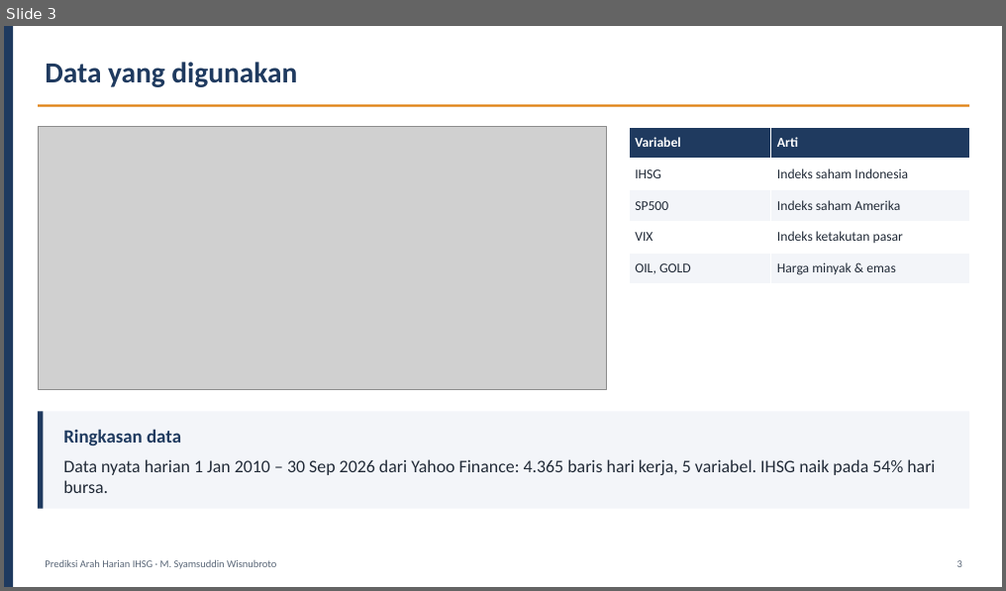
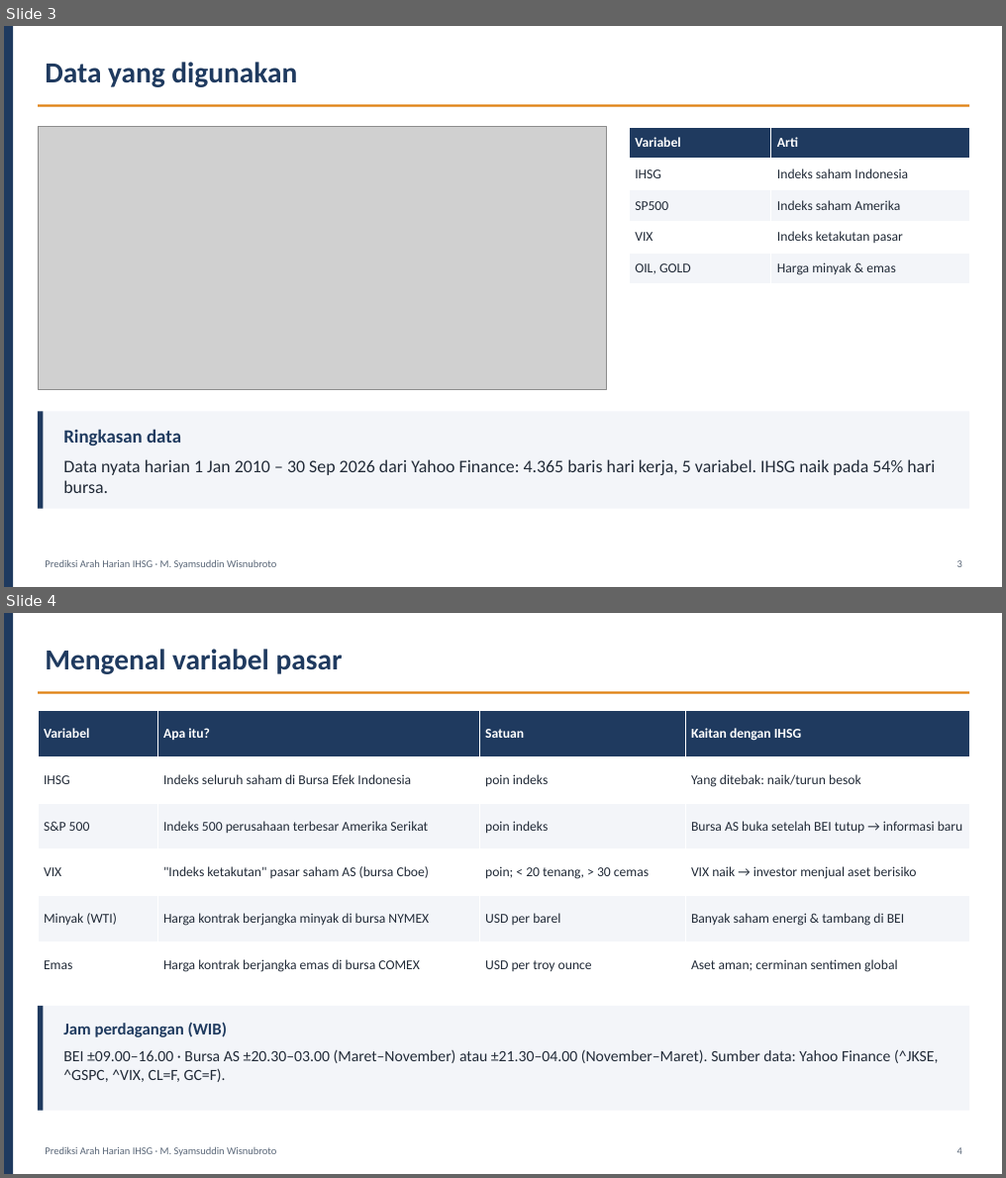
Before and after one commit to syamsuddinexcellent/portfolio-ilmuwan-data, a slide deck: presentation/Presentasi_Ilmuwan_Data_Syamsuddin_Wisnubroto.pptx. Shown one above the other, each under a label of ours: slide 3 before the commit, slides 3 and 4 after it. The pictures are 1006x591 and 1006x1178 pixels, drawn with LibreOffice and Linux fonts; fonts in the diff are those of the drawing; grey boxes stand for pictures. Boxes give left, top, right and bottom in pixels: in the first picture for what was removed or moved away, otherwise in the second. Text is boxed around its words. In the diff, an @@ line names an element or a change of style, - is before the commit and + after.

```diff
--- a/presentation/Presentasi_Ilmuwan_Data_Syamsuddin_Wisnubroto.pptx
+++ b/presentation/Presentasi_Ilmuwan_Data_Syamsuddin_Wisnubroto.pptx
@@ slide 4 added at (x1=4, y1=613, x2=1002, y2=1174), background #FFFFFF @@
@@ rectangle added at (x1=4, y1=613, x2=13, y2=1174), fill #1F3A5F @@
@@ text added at (x1=45, y1=649, x2=343, y2=674), 28 pt, text #1F3A5F, bold @@
+Mengenal variabel pasar
@@ rectangle added at (x1=38, y1=691, x2=969, y2=694), fill #E08214 @@
@@ table added at (x1=38, y1=710, x2=969, y2=989), 6 rows, 4 columns @@
+Variabel | Apa itu? | Satuan | Kaitan dengan IHSG
+IHSG | Indeks seluruh saham di Bursa Efek Indonesia | poin indeks | Yang ditebak: naik/turun besok
+S&P 500 | Indeks 500 perusahaan terbesar Amerika Serikat | poin indeks | Bursa AS buka setelah BEI tutup → informasi baru
+VIX | "Indeks ketakutan" pasar saham AS (bursa Cboe) | poin; < 20 tenang, > 30 cemas | VIX naik → investor menjual aset berisiko
+Minyak (WTI) | Harga kontrak berjangka minyak di bursa NYMEX | USD per barel | Banyak saham energi & tambang di BEI
+Emas | Harga kontrak berjangka emas di bursa COMEX | USD per troy ounce | Aset aman; cerminan sentimen global
@@ rectangle added at (x1=38, y1=1006, x2=969, y2=1111), fill #F3F5F9 @@
@@ rectangle added at (x1=38, y1=1006, x2=43, y2=1111), fill #1F3A5F @@
@@ text added at (x1=63, y1=1022, x2=938, y2=1082), 15 pt, text #222B38 @@
+Jam perdagangan (WIB)
+BEI ±09.00–16.00 · Bursa AS ±20.30–03.00 (Maret–November) atau ±21.30–04.00 (November–Maret). Sumber data: Yahoo Finance (^JKSE, ^GSPC, ^VIX, CL=F, GC=F).
@@ text added at (x1=45, y1=1147, x2=276, y2=1157), 10 pt, text #5A6778 @@
+Prediksi Arah Harian IHSG · M. Syamsuddin Wisnubroto
@@ text added at (x1=957, y1=1148, x2=962, y2=1155), 10 pt, text #5A6778 @@
+4
```
Also in this commit, not shown: 9 slides changed, 24 other files.
